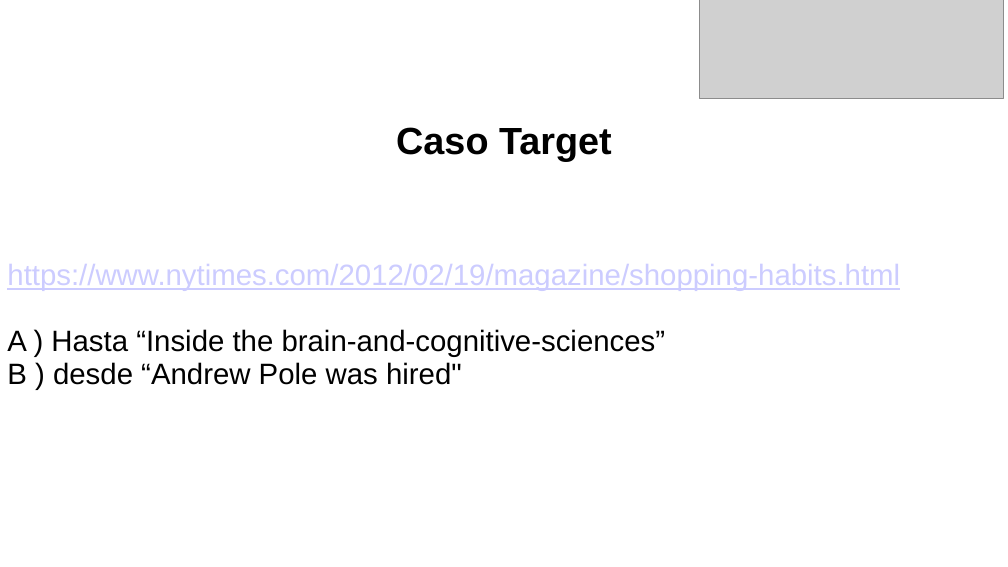
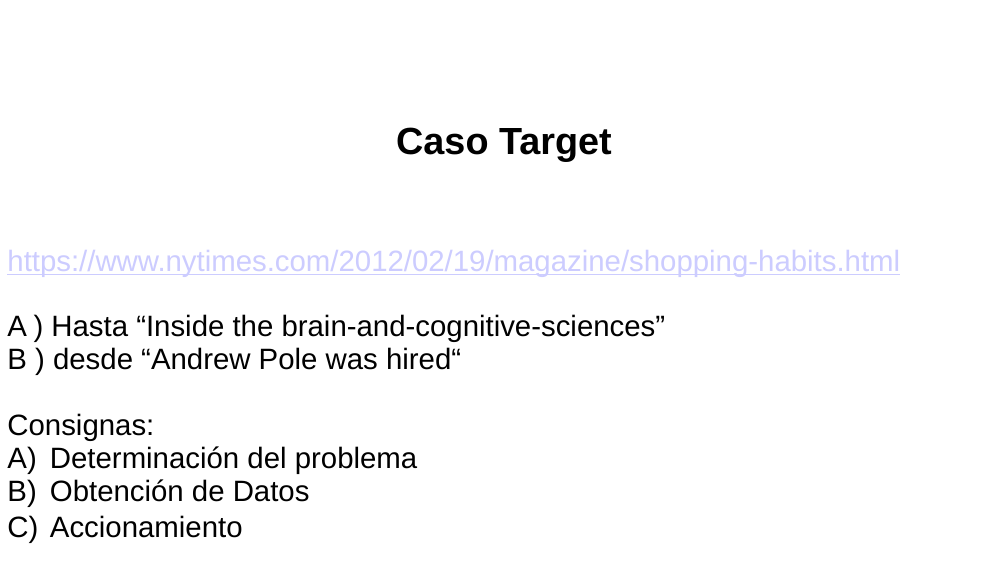
Before and after one commit to Argentan/DDA, a slide deck: slide 16 of 1. intro.pptx (slide 15 before the commit). Drawn at 1008x567 pixels with LibreOffice and Linux fonts; fonts in the diff are those of the drawing; grey boxes stand for pictures; background and template pictures are left out. Boxes give left, top, right and bottom in pixels: in the first picture for what was removed or moved away, otherwise in the second. Text is boxed around its words. In the diff, an @@ line names an element or a change of style, - is before the commit and + after.

```diff
--- a/1. intro.pptx
+++ b/1. intro.pptx
@@ picture removed at (699,0,1003,99) @@
@@ text at (7,347,461,538): text changed @@
-B ) desde “Andrew Pole was hired"
+B ) desde “Andrew Pole was hired“
+Consignas:
+A) Determinación del problema
+B) Obtención de Datos
+C) Accionamiento
```
Also in this commit, not shown: 25 other slides changed, 1 slide added, 1 slide removed, 13 other files.
